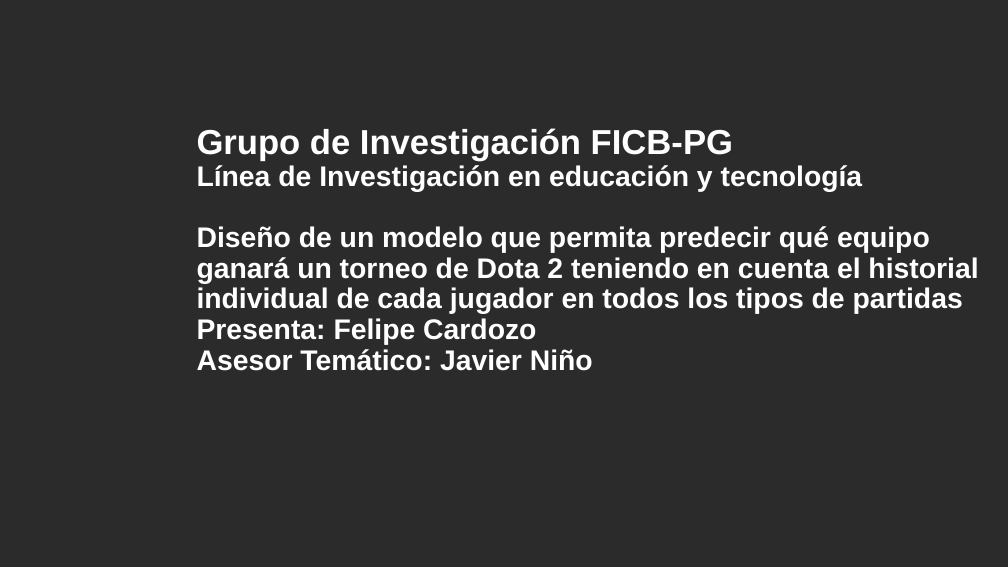
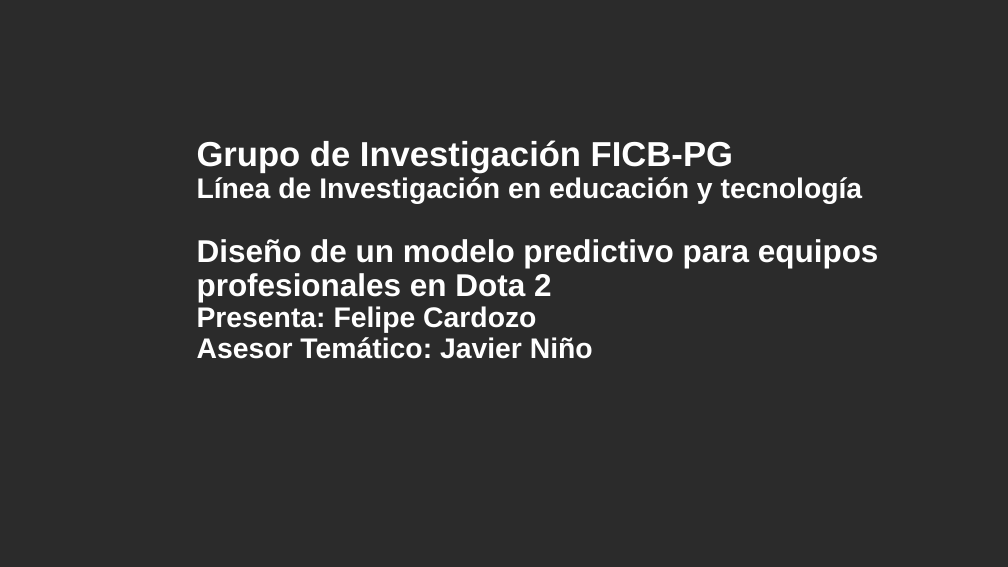
Before and after one commit to felipecardozo/masterthesis, a slide deck: slide 2 of presentación 2019 Dota predict coloquio.pptx. Drawn at 1008x567 pixels with LibreOffice and Linux fonts; fonts in the diff are those of the drawing; background and template pictures are left out; a plain dark background stands for a picture behind light text. Boxes give left, top, right and bottom in pixels: in the first picture for what was removed or moved away, otherwise in the second. Text is boxed around its words. In the diff, an @@ line names an element or a change of style, - is before the commit and + after.

```diff
--- a/presentación 2019 Dota predict coloquio.pptx
+++ b/presentación 2019 Dota predict coloquio.pptx
@@ title at (197, 140, 879, 359): text changed @@
-Grupo de Investigación FICB-PG
-Línea de Investigación en educación y tecnología
-Diseño de un modelo que permita predecir qué equipo ganará un torneo de Dota 2 teniendo en cuenta el historial individual de cada jugador en todos los tipos de partidas
-Presenta: Felipe Cardozo
-Asesor Temático: Javier Niño
+Grupo de Investigación FICB-PG
+Línea de Investigación en educación y tecnología
+Diseño de un modelo predictivo para equipos profesionales en Dota 2
+Presenta: Felipe Cardozo
+Asesor Temático: Javier Niño
```
Also in this commit, not shown: 8 other slides changed, 1 slide added, 4 other files.
